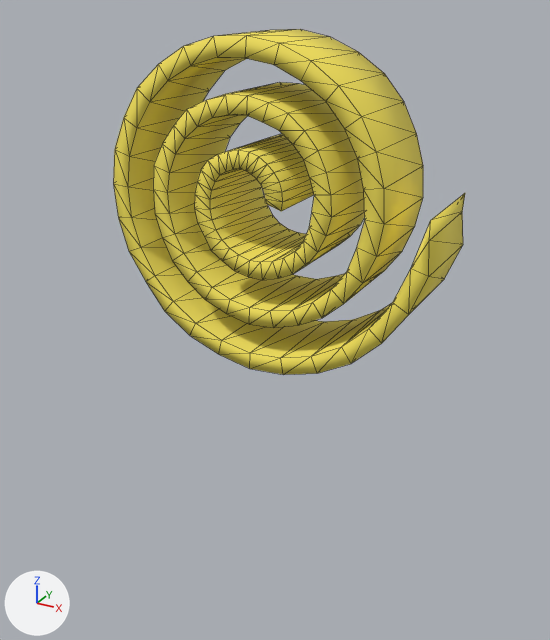
An edit to the glTF model Assets/Models/Towers/SourBelt.glb, drawn before and after from the same camera.
Camera for both pictures: a camera (50 mm lens) standing at (0.6, -1.088, 0.603) and looking at (0.023, -0.038, 0.078). Arrows for +X, +Y and +Z are at lower left; the lights stay in place. The older version comes first. Mesh edges are drawn as thin lines.

Script lines for the objects in view, before the commit:
```python
me_sourbelt_002 = bpy.data.meshes.new('SourBelt.002')
me_sourbelt_002.from_pydata(...)  # 340 vertices, 676 faces; spans x -0.269..0.3, y -0.087..0.087, z 0.0..0.538
me_sourbelt_002.materials.append(mat_belt_candy)  # yellow #f7e559
ob_sourbelt = bpy.data.objects.new('SourBelt', me_sourbelt_002)
ob_sourbelt.location = (0.0, 0.0, 0.0)
```
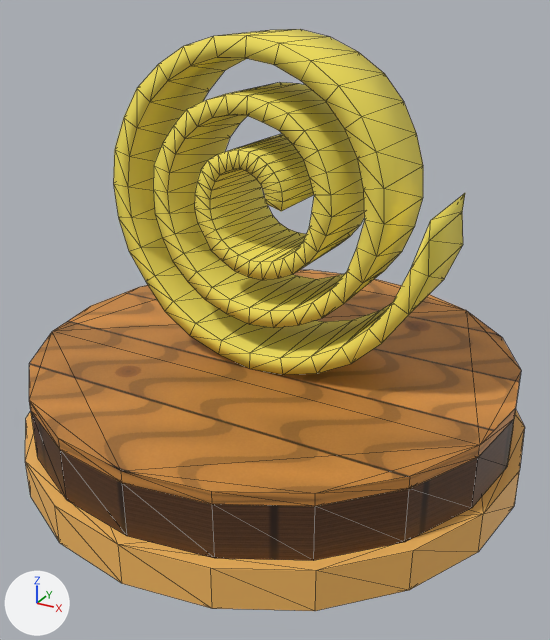
The newer file is also turned or shifted as a whole; pictures and numbers use the older file's frame.

The change, as a diff of the scene's bpy script:
```diff
--- a/Assets/Models/Towers/SourBelt.glb.py
+++ b/Assets/Models/Towers/SourBelt.glb.py
@@ img_woodsideband @@
+img_woodsideband = load_image('WoodSideBand', '_unpacked/WoodSideBand', 512, 256, 'sRGB')
@@ img_woodtopplanks @@
+img_woodtopplanks = load_image('WoodTopPlanks', '_unpacked/WoodTopPlanks', 512, 512, 'sRGB')
@@ mat_tierorange @@
+mat_tierorange = principled_material('TierOrange')
+mat_tierorange.base_color = (0.95, 0.5, 0.12)  # orange #f9bc61
@@ mat_woodside @@
+mat_woodside = principled_material('WoodSide')
+mat_woodside.texture = img_woodsideband
+mat_woodside.roughness = 0.55
@@ mat_woodtop @@
+mat_woodtop = principled_material('WoodTop')
+mat_woodtop.texture = img_woodtopplanks
+mat_woodtop.roughness = 0.55
@@ me_cylinder_046 @@
+me_cylinder_046.from_pydata(...)  # a 20-sided cylinder along z spanning x -0.45..0.45, y -0.45..0.45, z -0.035..0.035
+me_cylinder_046.materials.append(mat_tierorange)  # orange #f9bc61
@@ me_cylinder_044 @@
+me_cylinder_044.from_pydata(...)  # 60 vertices, 152 faces; spans x -0.43..0.43, y -0.43..0.43, z -0.045..0.065
+# faces by material slot: [76, 76]
+me_cylinder_044.materials.append(mat_woodside)  # picture img_woodsideband
+me_cylinder_044.materials.append(mat_woodtop)  # picture img_woodtopplanks
@@ ob_rim @@
+ob_rim = bpy.data.objects.new('rim', me_cylinder_046)
+ob_rim.location = (0.0, 0.0, -0.145)
@@ ob_pedestal @@
+ob_pedestal = bpy.data.objects.new('pedestal', me_cylinder_044)
+ob_pedestal.location = (0.0, 0.0, -0.065)
```

Pixel boxes (x1, y1, x2, y2) of what changed, in the pictures (550 x 640 px):
'pedestal', added (brown): after (29, 270, 521, 561)
    faces in mat_woodtop (picture img_woodtopplanks): (29, 270, 521, 506)
    faces in mat_woodside (picture img_woodsideband): (31, 412, 514, 561)
'rim', added (orange): after (25, 410, 525, 611)
